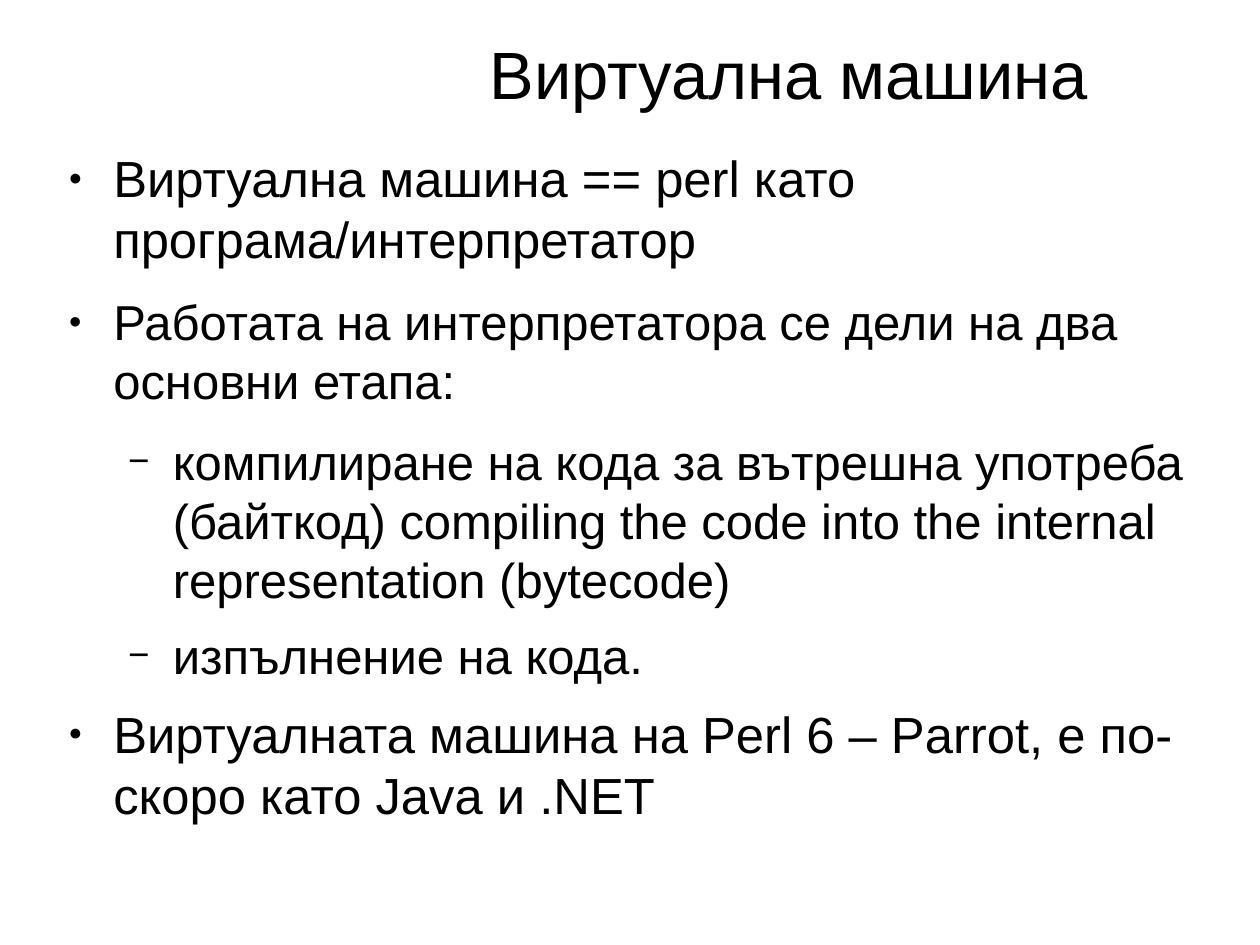
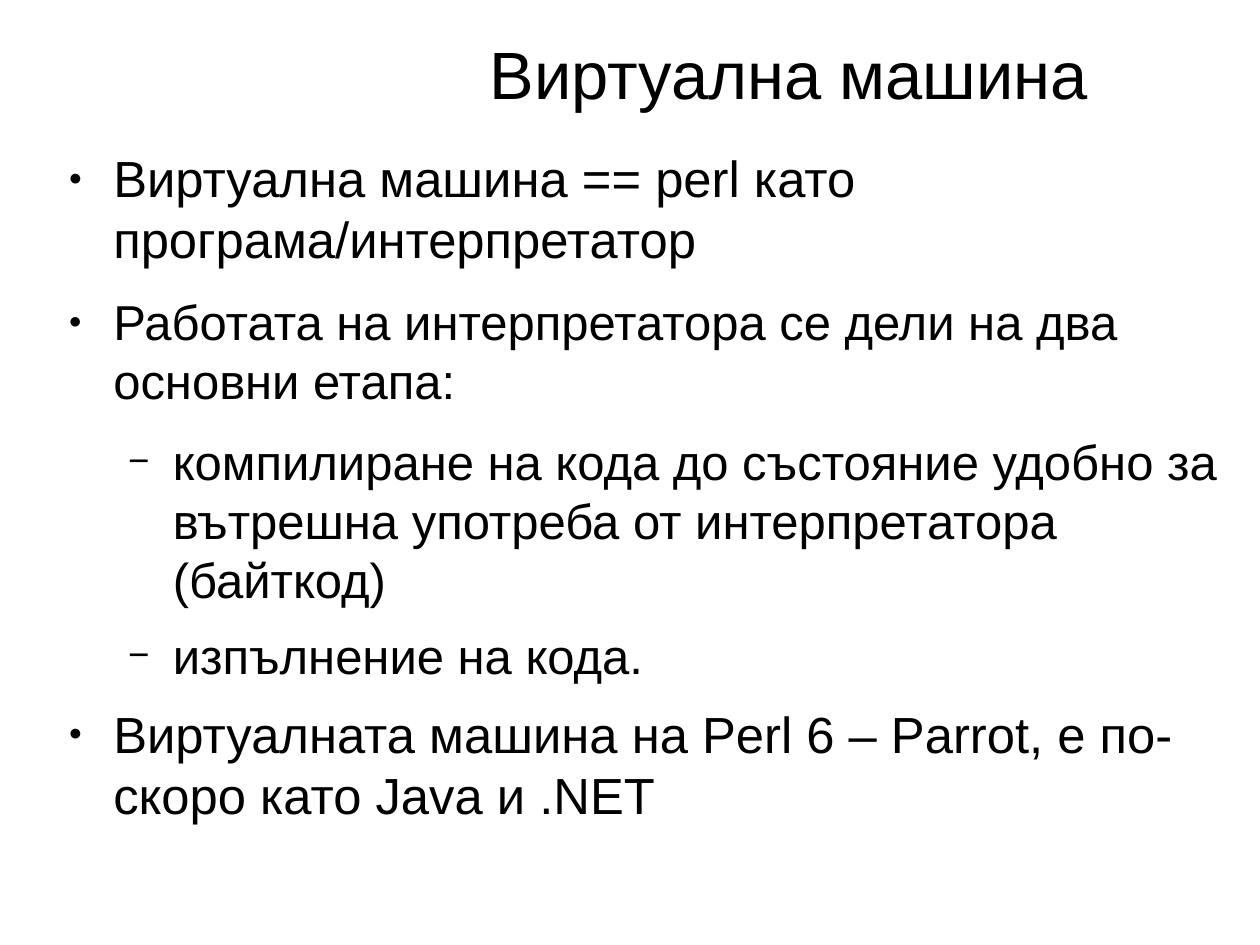
Before and after one commit to kberov/PerlProgrammingCourse, a slide deck: slide 9 of 01_intro_bg.odp. Drawn at 1260x945 pixels with LibreOffice and Linux fonts; fonts in the diff are those of the drawing; background and template pictures are left out. Boxes give left, top, right and bottom in pixels: in the first picture for what was removed or moved away, otherwise in the second. Text is boxed around its words. In the diff, an @@ line names an element or a change of style, - is before the commit and + after.

```diff
--- a/01_intro_bg.odp
+++ b/01_intro_bg.odp
@@ text at (x1=173, y1=444, x2=1217, y2=608): text changed @@
-  − компилиране на кода за вътрешна употреба (байткод) compiling the code into the internal representation (bytecode)
+  − компилиране на кода до състояние удобно за вътрешна употреба от интерпретатора (байткод)
```
Also in this commit, not shown: 13 other slides changed, 1 slide added, 1 slide removed, 1 other file.
